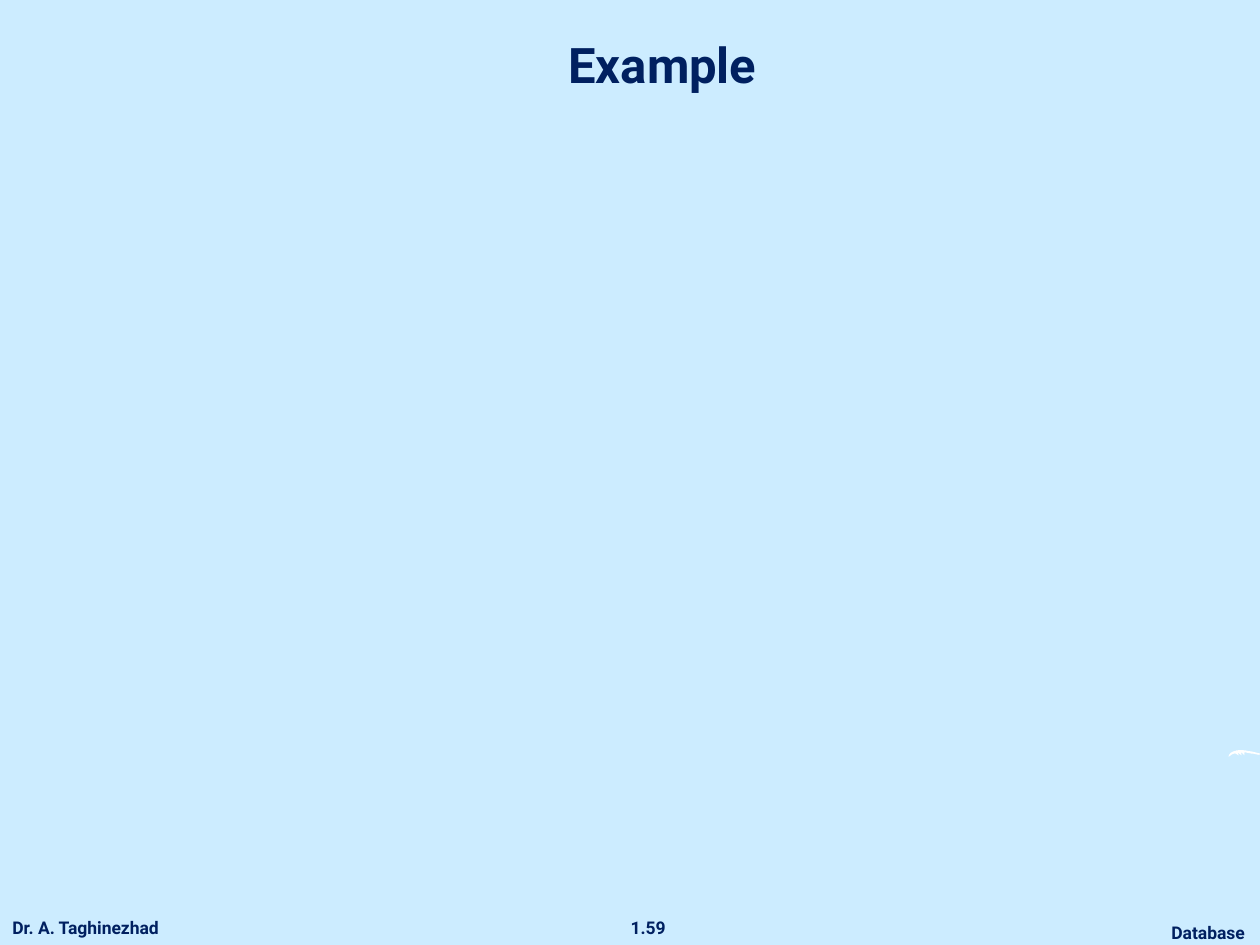
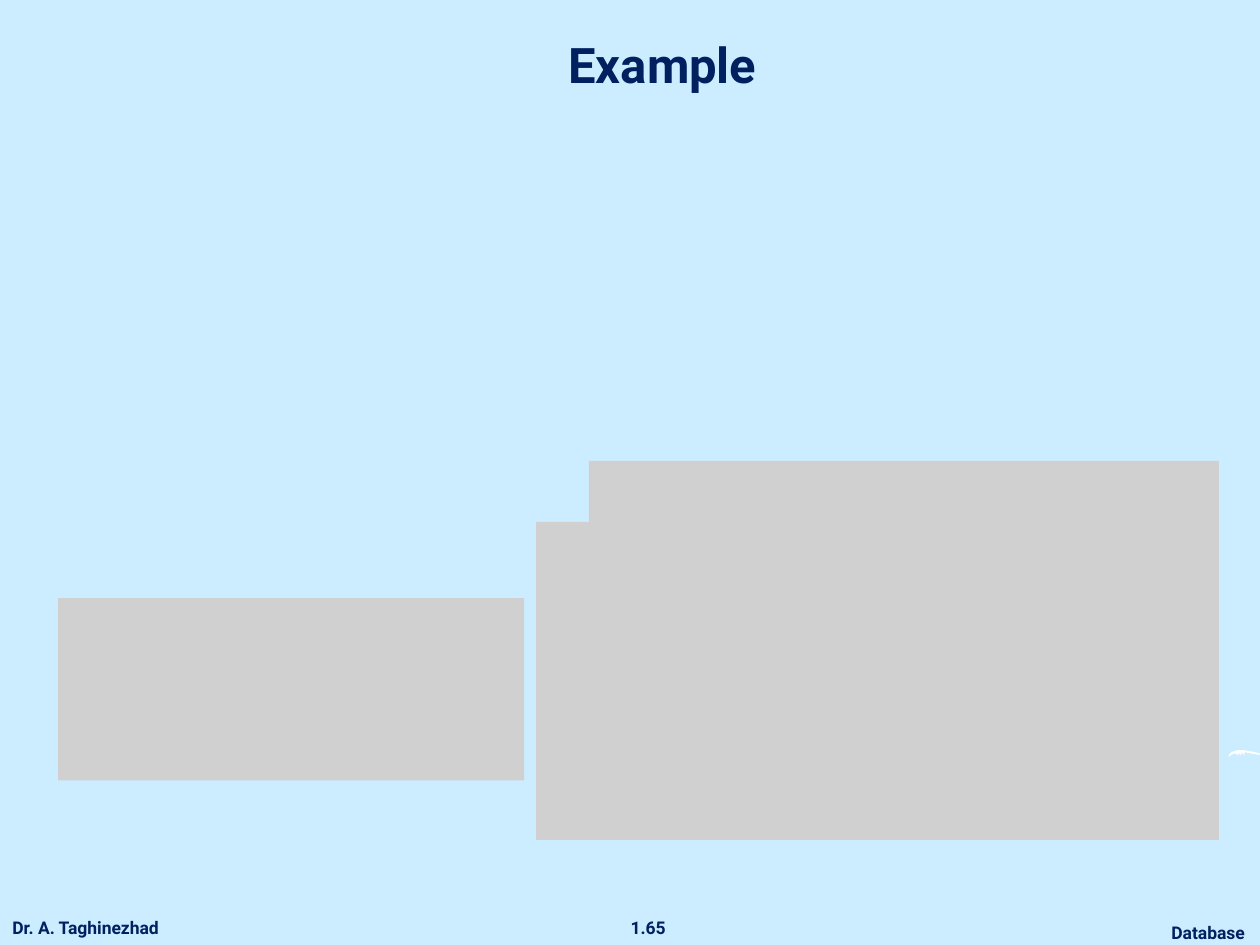
Before and after one commit to ataghinezhad/ataghinezhad.github.io, a slide deck: slide 65 of courses/downloads/temp/Database_Lec5.pptx (slide 59 before the commit). Drawn at 1260x945 pixels with LibreOffice and Linux fonts; fonts in the diff are those of the drawing; grey boxes stand for pictures; background and template pictures are left out. Boxes give left, top, right and bottom in pixels: in the first picture for what was removed or moved away, otherwise in the second. Text is boxed around its words. In the diff, an @@ line names an element or a change of style, - is before the commit and + after.

```diff
--- a/courses/downloads/temp/Database_Lec5.pptx
+++ b/courses/downloads/temp/Database_Lec5.pptx
@@ picture added at bbox=[588, 461, 1218, 542] @@
@@ picture added at bbox=[536, 522, 1218, 839] @@
@@ picture added at bbox=[58, 598, 524, 781] @@
@@ page number at bbox=[631, 921, 666, 934]: text changed @@
-1.59
+1.65
```
Also in this commit, not shown: 25 other slides changed, 46 slides added, 2 slides removed, 1 other file.
